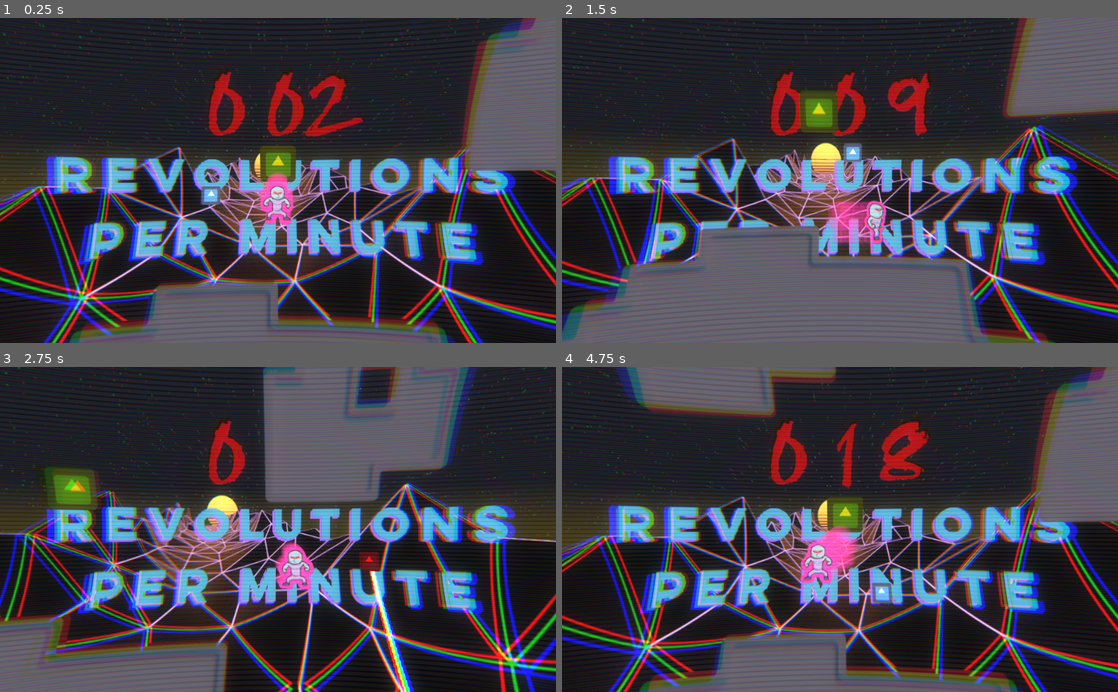
Above: before the commit, frames 1-4 (two rows, left to right).
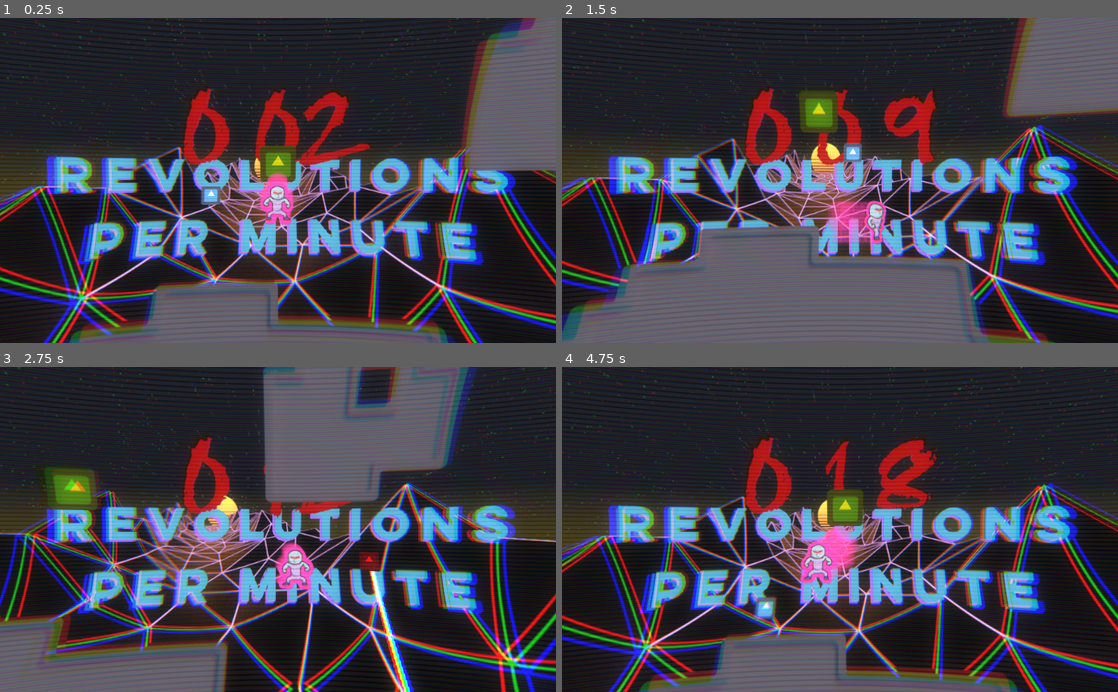
Above: after the commit, the same moments.

Repository: mdrgon1/GWJ-22-Spinzo
Game: Godot game, scene res://Main.tscn
Same seed, same stepped clock (60 frames per second), same inputs: the game is played once before the commit and once after it. The engine's default icon, where the game draws it, is replaced by a stand-in: a white triangle on a blue panel in a dark square.
Inputs:
- Up to frame 1 (0.25 s): no input
- Up to frame 2 (1.5 s): hold Shift (aim) 0.53-1.28 s; hold Right (move_right) from 0.53 s (still down); tap W (jump) at 0.77 s; tap E (throw_ball) at 1.35 s
- Up to frame 3 (2.75 s): tap W (jump) at 1.52 s; release Right (move_right) at 2.03 s; hold A (move_left) from 2.03 s (still down); hold Shift (aim) from 2.03 s (still down)
- Up to frame 4 (4.75 s): release A (move_left) at 2.78 s; release Shift (aim) at 2.78 s; hold Right (move_right) 2.78-4.28 s; tap E (throw_ball) at 2.85, 4.35 s; tap W (jump) at 3.02, 3.77, 4.52 s; hold Shift (aim) 3.53-4.28 s; hold A (move_left) from 4.28 s (still down)

The runs differ from the first frame. In frame 1, 3.8% of the frame differs, in the area x 32-67%, y 16-46%; in frame 2, 3.4%; in frame 3, 1.8%; in frame 4, 15%, in the area x 9-100%, y 0-79%.

Commit message:
added music

Diff:
--- a/Project/Ball/Ball.gd
+++ b/Project/Ball/Ball.gd
@@ -14,7 +14,9 @@
 	movement.init()
 
 func reset():
-	position = Vector2(0, 0)
+	position = Vector2(0, 3)
+	movement.velocity = Vector2(0, 0)
+	movement.update_state("Default")
 
 func _draw():
 	if(movement.current_state == $Movement/Default && Input.is_action_pressed("aim")):
--- a/Project/MainLevel.tscn
+++ b/Project/MainLevel.tscn
@@ -12,10 +12,7 @@
 [ext_resource path="res://Fonts/DJGROSS.ttf" type="DynamicFontData" id=10]
 [ext_resource path="res://Fonts/Lulo Clean/FontsFree-Net-Lulo-Clean-W01-One-Bold.ttf" type="DynamicFontData" id=11]
 [ext_resource path="res://Fonts/Lulo Clean/Lulo Clean W03 Three Bold/Lulo Clean W03 Three Bold.ttf" type="DynamicFontData" id=12]
-
-[sub_resource type="DynamicFont" id=1]
-size = 120
-font_data = ExtResource( 10 )
+[ext_resource path="res://sounds/Music.wav" type="AudioStream" id=13]
 
 [sub_resource type="DynamicFont" id=3]
 size = 85
@@ -25,6 +22,10 @@
 size = 85
 extra_spacing_top = -5
 font_data = ExtResource( 12 )
+
+[sub_resource type="DynamicFont" id=1]
+size = 150
+font_data = ExtResource( 10 )
 
 [sub_resource type="ShaderMaterial" id=2]
 
@@ -73,50 +74,6 @@
 zoom = Vector2( 0.2, 0.2 )
 script = ExtResource( 7 )
 
-[node name="RPM3" type="Label" parent="Camera2D"]
-margin_left = -23.7619
-margin_top = -44.2841
-margin_right = 244.238
-margin_bottom = 100.716
-rect_scale = Vector2( 0.2, 0.2 )
-custom_fonts/font = SubResource( 1 )
-custom_colors/font_color = Color( 0.552941, 0, 0, 1 )
-text = "1"
-valign = 1
-__meta__ = {
-"_edit_use_anchors_": false
-}
-
-[node name="RPM2" type="Label" parent="Camera2D"]
-margin_left = -23.7619
-margin_top = -44.2841
-margin_right = 244.238
-margin_bottom = 100.716
-rect_scale = Vector2( 0.2, 0.2 )
-custom_fonts/font = SubResource( 1 )
-custom_colors/font_color = Color( 0.552941, 0, 0, 1 )
-text = "3"
-align = 1
-valign = 1
-__meta__ = {
-"_edit_use_anchors_": false
-}
-
-[node name="RPM1" type="Label" parent="Camera2D"]
-margin_left = -23.7619
-margin_top = -44.2841
-margin_right = 244.238
-margin_bottom = 100.716
-rect_scale = Vector2( 0.2, 0.2 )
-custom_fonts/font = SubResource( 1 )
-custom_colors/font_color = Color( 0.552941, 0, 0, 1 )
-text = "2"
-align = 2
-valign = 1
-__meta__ = {
-"_edit_use_anchors_": false
-}
-
 [node name="Node2D" type="Node2D" parent="Camera2D"]
 scale = Vector2( 0.8, 0.8 )
 
@@ -147,6 +104,50 @@
 text = "REVOLUTIONS
 PER MINUTE"
 align = 1
+valign = 1
+__meta__ = {
+"_edit_use_anchors_": false
+}
+
+[node name="RPM3" type="Label" parent="Camera2D"]
+margin_left = -33.0
+margin_top = -41.0
+margin_right = 295.0
+margin_bottom = 136.0
+rect_scale = Vector2( 0.2, 0.2 )
+custom_fonts/font = SubResource( 1 )
+custom_colors/font_color = Color( 0.552941, 0, 0, 1 )
+text = "1"
+valign = 1
+__meta__ = {
+"_edit_use_anchors_": false
+}
+
+[node name="RPM2" type="Label" parent="Camera2D"]
+margin_left = -33.0
+margin_top = -41.0
+margin_right = 295.0
+margin_bottom = 136.0
+rect_scale = Vector2( 0.2, 0.2 )
+custom_fonts/font = SubResource( 1 )
+custom_colors/font_color = Color( 0.552941, 0, 0, 1 )
+text = "3"
+align = 1
+valign = 1
+__meta__ = {
+"_edit_use_anchors_": false
+}
+
+[node name="RPM1" type="Label" parent="Camera2D"]
+margin_left = -33.0
+margin_top = -41.0
+margin_right = 295.0
+margin_bottom = 136.0
+rect_scale = Vector2( 0.2, 0.2 )
+custom_fonts/font = SubResource( 1 )
+custom_colors/font_color = Color( 0.552941, 0, 0, 1 )
+text = "2"
+align = 2
 valign = 1
 __meta__ = {
 "_edit_use_anchors_": false
@@ -197,3 +198,7 @@
 __meta__ = {
 "_edit_use_anchors_": false
 }
+
+[node name="AudioStreamPlayer" type="AudioStreamPlayer" parent="."]
+stream = ExtResource( 13 )
+autoplay = true
--- a/Project/Scripts/MainLevel.gd
+++ b/Project/Scripts/MainLevel.gd
@@ -49,9 +49,12 @@
 	var despawn_bounds = DESPAWN_RECT
 	despawn_bounds.position += camera.position
 
-	# kill player maybe
+	# check if player should be killed
 	if(!despawn_bounds.has_point(player.position + Vector2(0, 30))):
 		emit_signal("player_died")
+		#move levels somewhere they all can be despawned
+		for level in active_levels:
+			level.position.y -= 1000
 
 	update()
 
Not shown: 1 places in Project/MainLevel.tscn that only renumber resources
Not shown, added: Project/sounds/Music.wav.import
Not shown, added: Project/sounds/Music.wav
Not shown, changed: Resources/Music.wav
